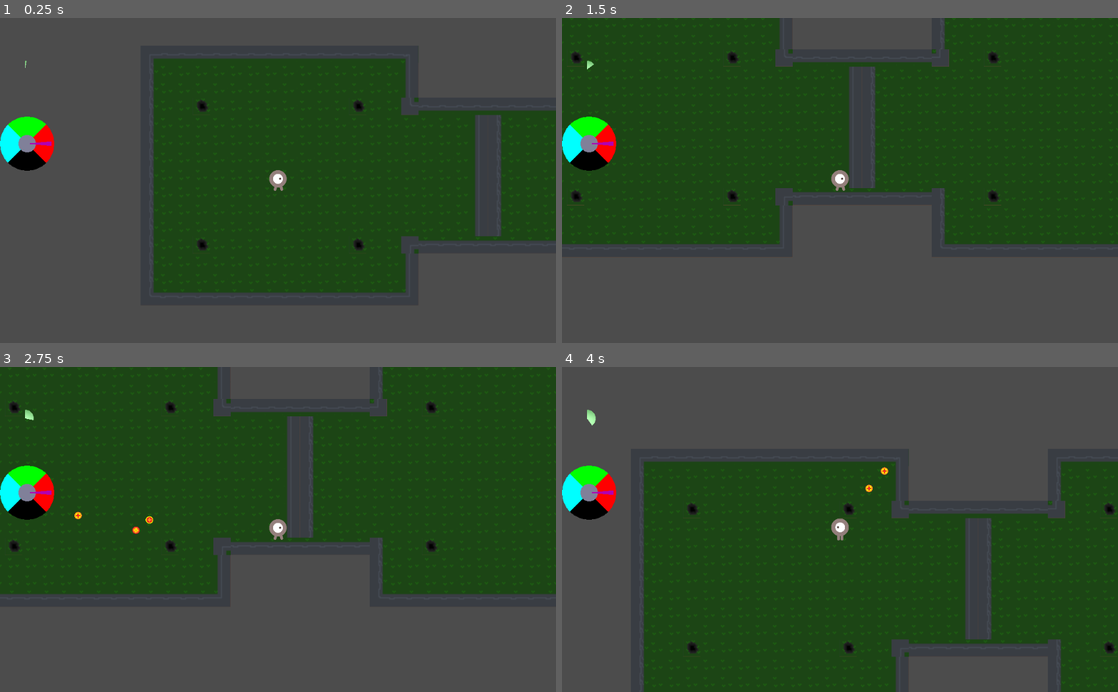
Above: before the commit, frames 1-4 (two rows, left to right).
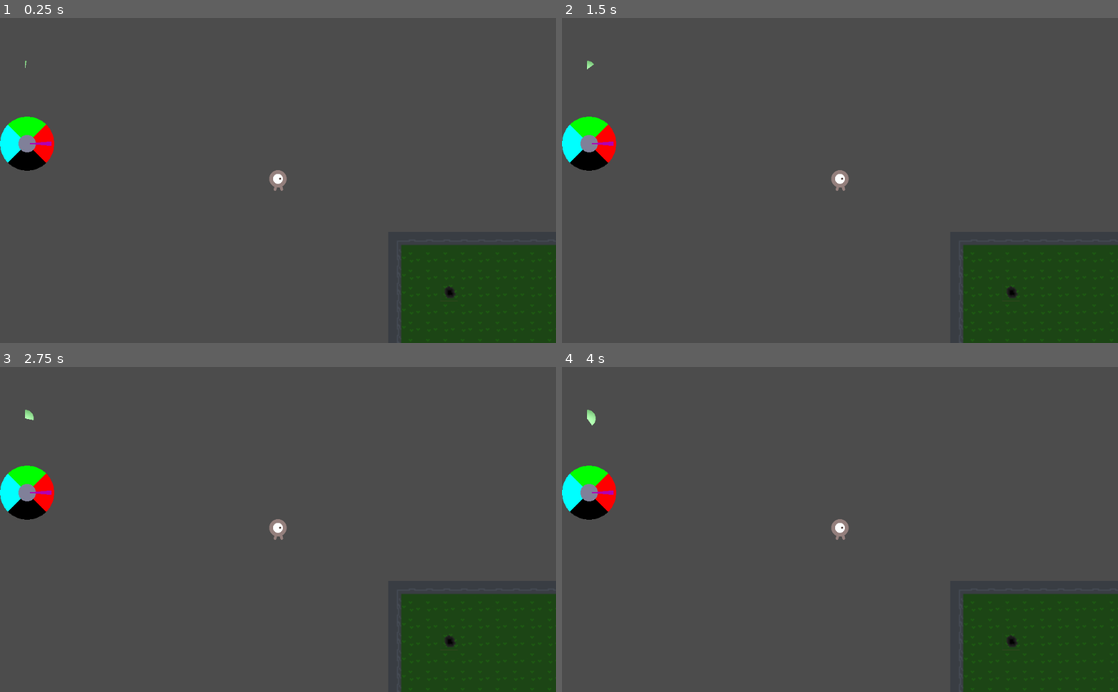
Above: after the commit, the same moments.

Repository: FiBe4000/Gamejam2022
Game: Godot game, scene res://src/Main.tscn
Two runs of this game, one before a commit and one after it. Both use one fixed random seed, a clock stepped at 60 frames per second and the inputs below.
Inputs (mouse positions are in pixels of both pictures, inside the frame that each line leads up to):
- Up to frame 1 (0.25 s): no input
- Up to frame 2 (1.5 s): tap Enter at 0.5 s; move the mouse to (962, 164) at 0.52 s; hold D (move_right) 0.53-1.28 s; hold Space (shoot) 0.53-1.28 s; click (962, 164) at 0.67 s; move the mouse to (728, 196) at 1.27 s; hold S (move_down) from 1.28 s (still down); tap Down (aim_down) at 1.35 s
- Up to frame 3 (2.75 s): tap Space (shoot) at 1.55, 2, 2.3 s; move the mouse to (333, 458) at 2.02 s; release S (move_down) at 2.03 s; hold D (move_right) from 2.03 s (still down); hold Left (aim_left) from 2.03 s (still down)
- Up to frame 4 (4 s): move the mouse to (812, 594) at 2.77 s; release D (move_right) at 2.78 s; release Left (aim_left) at 2.78 s; hold W (move_up) 2.78-3.53 s; tap Right (aim_right) at 2.85 s; click (812, 594) at 2.92 s; tap Space (shoot) at 3.05, 3.8 s; move the mouse to (1006, 578) at 3.52 s; hold A (move_left) from 3.53 s (still down); hold Up (aim_up) from 3.53 s (still down)

The runs differ from the first frame. In frame 1, 50% of the frame differs, in the area x 27-100%, y 12-100%; in frame 2, 66%; in frame 3, 66%, in the area x 0-100%, y 0-100%; in frame 4, 48%.
Error after the commit: Parse Error: The identifier "spread" isn't declared in the current scope. (res://src/entities/Player.gd:80)

Commit message:
Player: Export bullet spread as a variable

Diff:
--- a/src/entities/Player.gd
+++ b/src/entities/Player.gd
@@ -5,6 +5,7 @@
 export var speed = 500
 export var bullet_speed = 600
 export var rof = 20
+export var bullet_spread = 0.1
 
 var Bullet = preload("res://src/entities/Bullet.tscn")
 var last_shot = 0
@@ -76,7 +77,7 @@
     aim_dir = (mouse_pos - player_pos).normalized()
 
   # Add some uncertainty to the aim.
-  aim_dir += Vector2(rand_range(-0.1, 0.1), rand_range(-0.1, 0.1))
+  aim_dir += Vector2(rand_range(-spread, spread), rand_range(-spread, spread))
 
   var b = Bullet.instance()
   b.start(self.transform.origin, aim_dir, bullet_speed)
